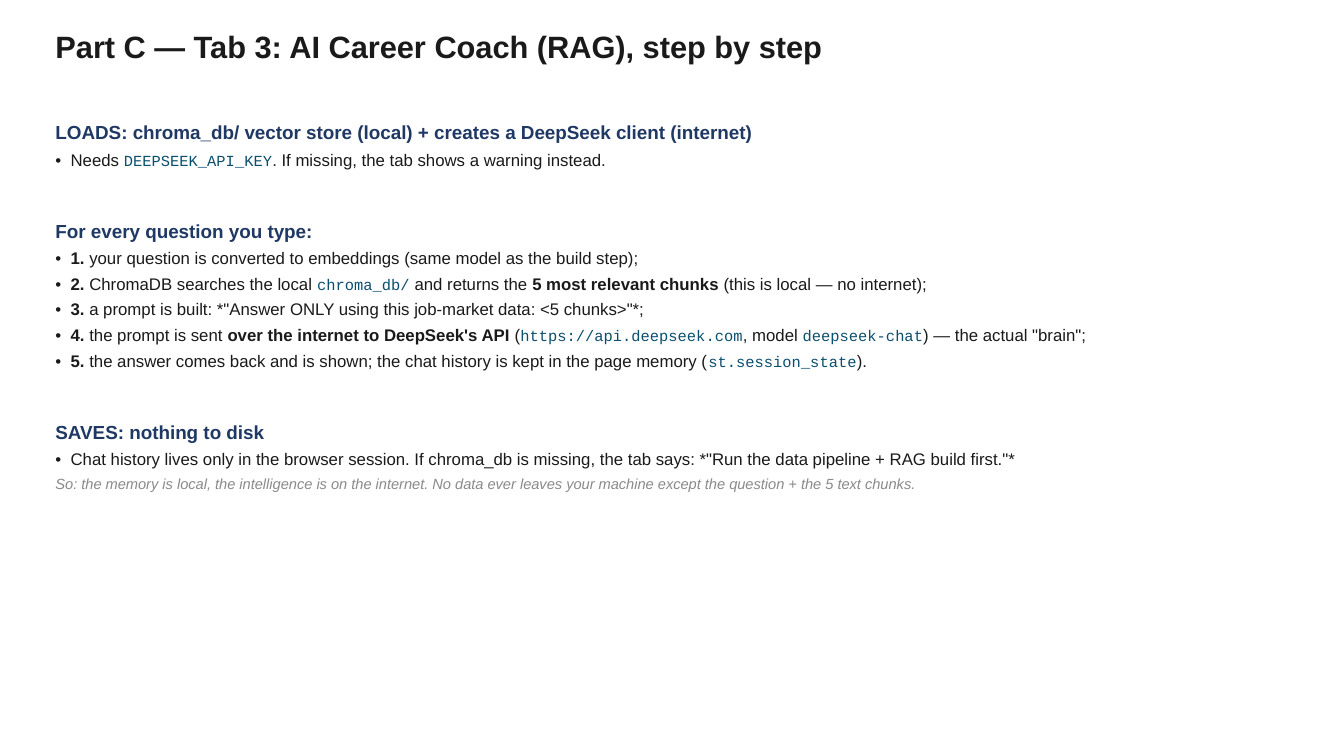
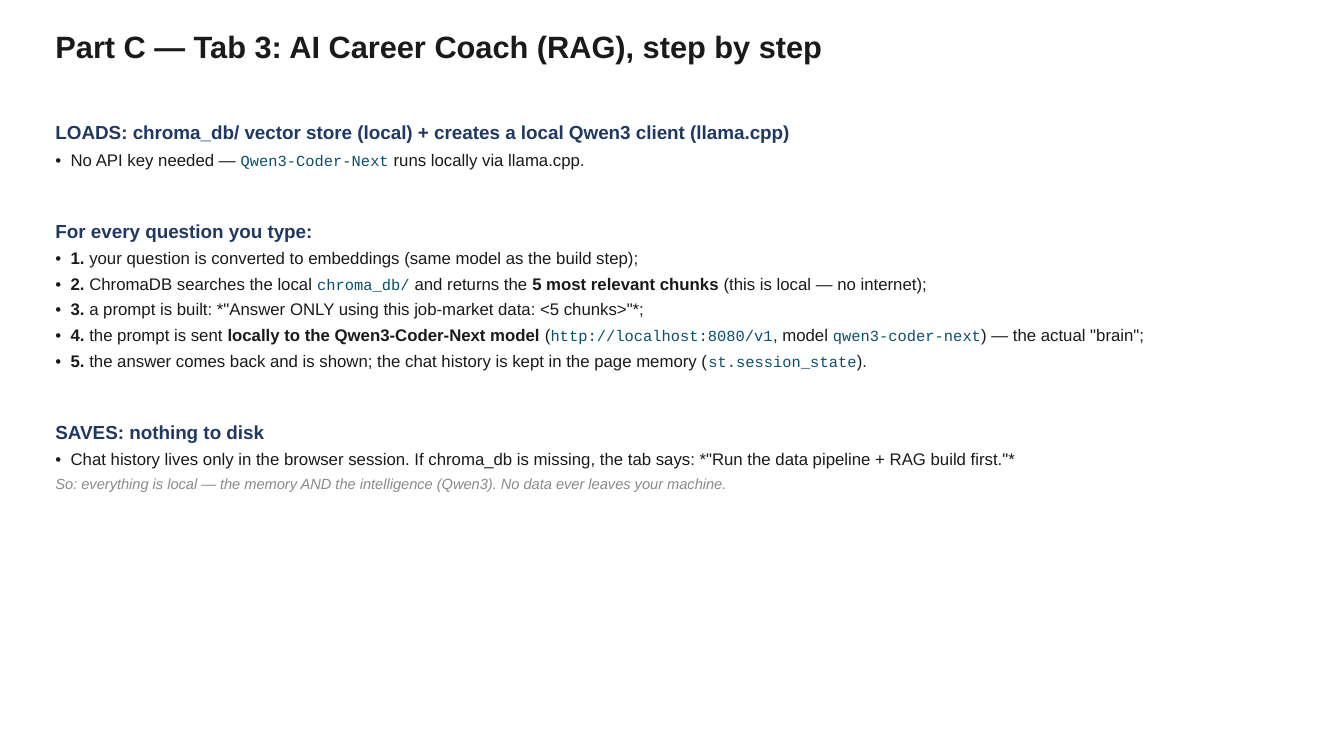
Before and after one commit to windows2t2/project-graduation, a slide deck: slide 17 of presentation.pptx. Drawn at 1344x756 pixels with LibreOffice and Linux fonts; fonts in the diff are those of the drawing. Boxes give left, top, right and bottom in pixels: in the first picture for what was removed or moved away, otherwise in the second. Text is boxed around its words. In the diff, an @@ line names an element or a change of style, - is before the commit and + after.

```diff
--- a/presentation.pptx
+++ b/presentation.pptx
@@ text at (55, 125, 789, 170): text changed @@
-LOADS: chroma_db/ vector store (local) + creates a DeepSeek client (internet)
-• Needs DEEPSEEK_API_KEY. If missing, the tab shows a warning instead.
+LOADS: chroma_db/ vector store (local) + creates a local Qwen3 client (llama.cpp)
+• No API key needed — Qwen3-Coder-Next runs locally via llama.cpp.
@@ text at (71, 329, 1144, 345): text changed @@
-• 4. the prompt is sent over the internet to DeepSeek's API (https://api.deepseek.com, model deepseek-chat) — the actual "brain";
+• 4. the prompt is sent locally to the Qwen3-Coder-Next model (http://localhost:8080/v1, model qwen3-coder-next) — the actual "brain";
@@ text at (55, 478, 726, 492): text changed @@
-So: the memory is local, the intelligence is on the internet. No data ever leaves your machine except the question + the 5 text chunks.
+So: everything is local — the memory AND the intelligence (Qwen3). No data ever leaves your machine.
```
Also in this commit, not shown: 6 other slides changed, 2 other files.
